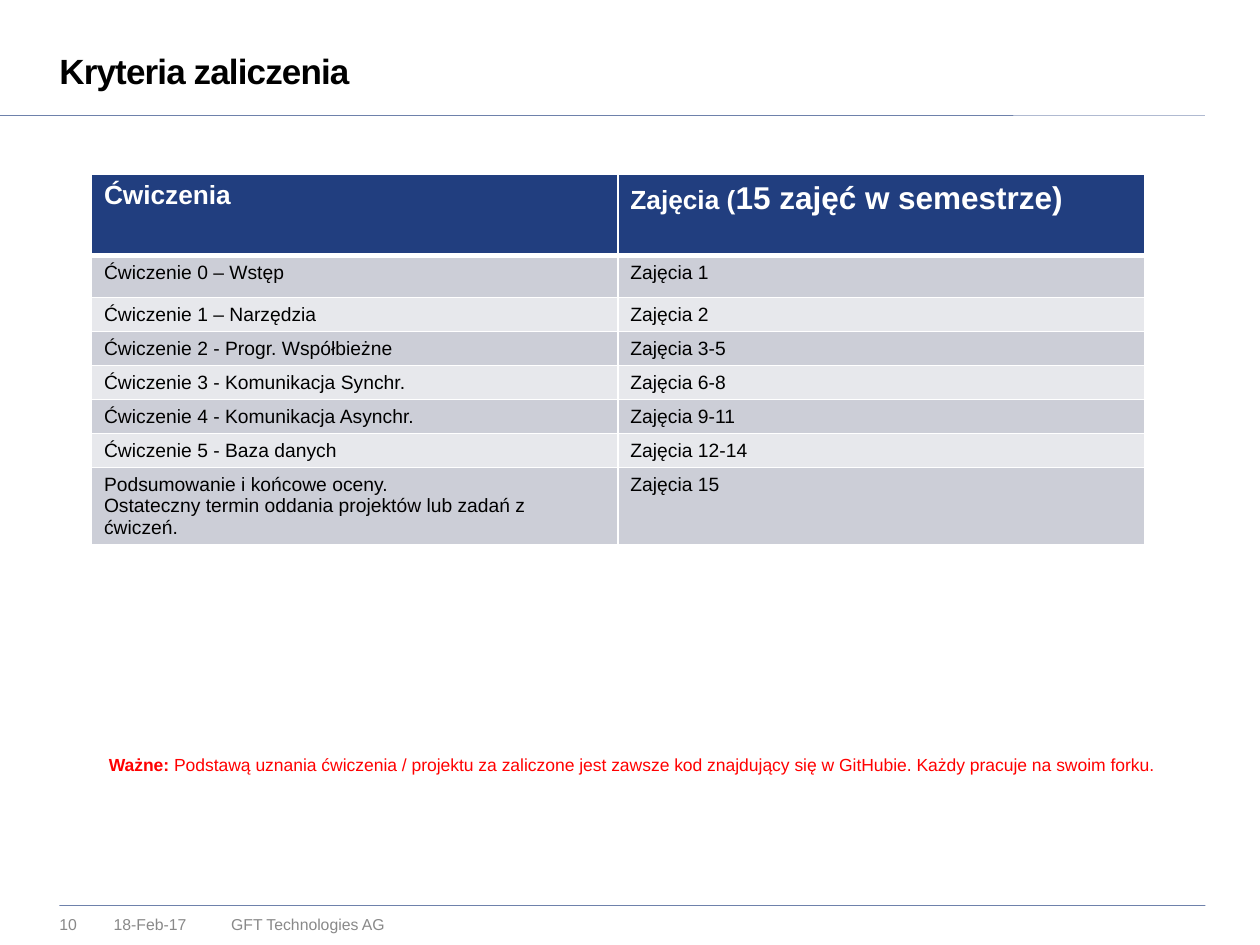
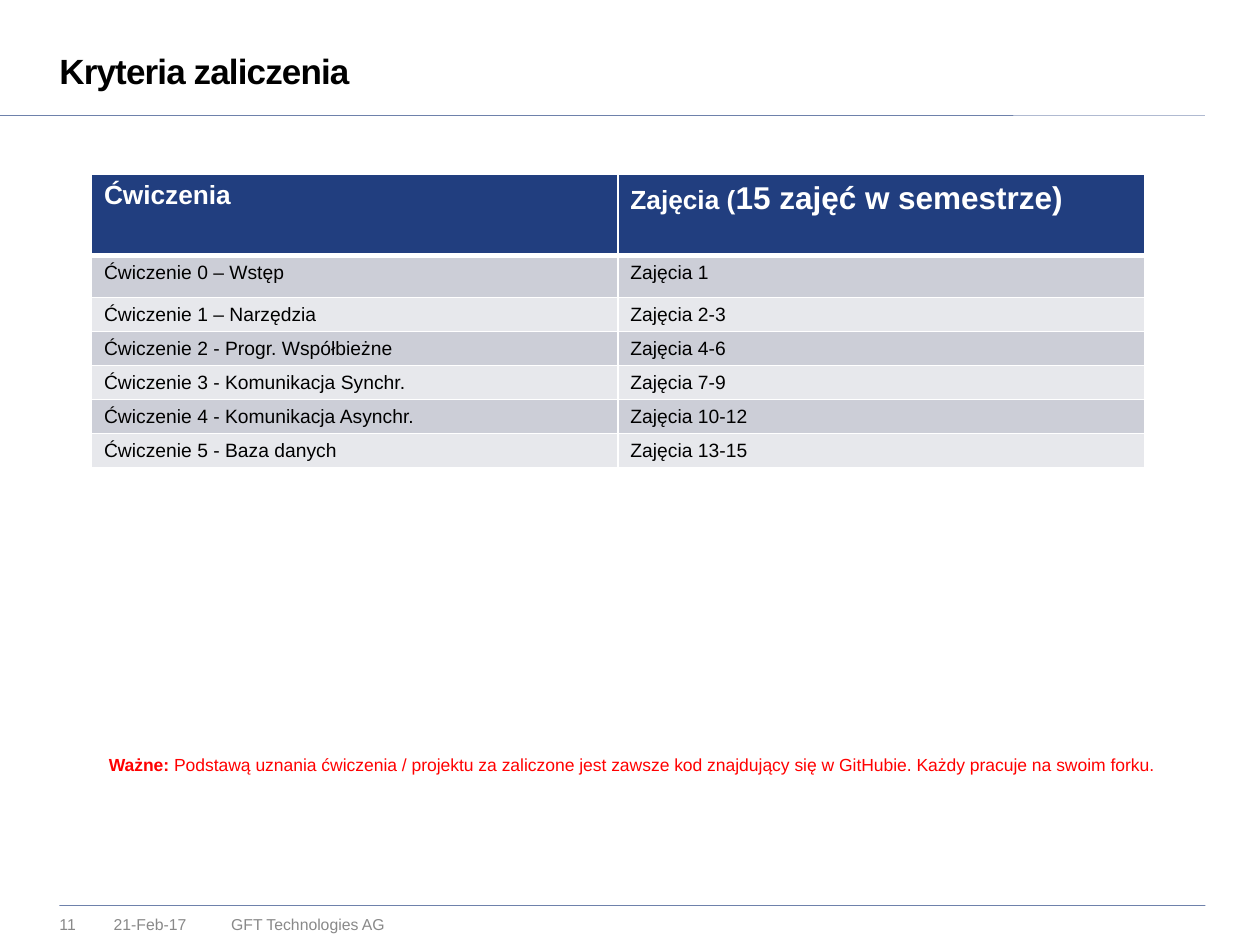
Before and after one commit to vego1mar/exercise0, a slide deck: slide 11 of WDSR - zarys programu.pptx (slide 10 before the commit). Drawn at 1260x945 pixels with LibreOffice and Linux fonts; fonts in the diff are those of the drawing; background and template pictures are left out. Boxes give left, top, right and bottom in pixels: in the first picture for what was removed or moved away, otherwise in the second. Text is boxed around its words. In the diff, an @@ line names an element or a change of style, - is before the commit and + after.

```diff
--- a/WDSR - zarys programu.pptx
+++ b/WDSR - zarys programu.pptx
@@ table at <box>92,175,1145,476</box> @@
-row 3: Ćwiczenie 1 – Narzędzia | Zajęcia 2
-row 4: Ćwiczenie 2 - Progr. Współbieżne | Zajęcia 3-5
-row 5: Ćwiczenie 3 - Komunikacja Synchr. | Zajęcia 6-8
-row 6: Ćwiczenie 4 - Komunikacja Asynchr. | Zajęcia 9-11
-row 7: Ćwiczenie 5 - Baza danych | Zajęcia 12-14
-row 8: Podsumowanie i końcowe oceny. / Ostateczny termin oddania projektów lub zadań z ćwiczeń. | Zajęcia 15
+row 3: Ćwiczenie 1 – Narzędzia | Zajęcia 2-3
+row 4: Ćwiczenie 2 - Progr. Współbieżne | Zajęcia 4-6
+row 5: Ćwiczenie 3 - Komunikacja Synchr. | Zajęcia 7-9
+row 6: Ćwiczenie 4 - Komunikacja Asynchr. | Zajęcia 10-12
+row 7: Ćwiczenie 5 - Baza danych | Zajęcia 13-15
@@ page number at <box>59,919,75,930</box>: text changed @@
-10
+11
@@ text at <box>114,918,187,930</box>: text changed @@
-18-Feb-17
+21-Feb-17
```
Also in this commit, not shown: 12 other slides changed, 1 slide added, 1 other file.
